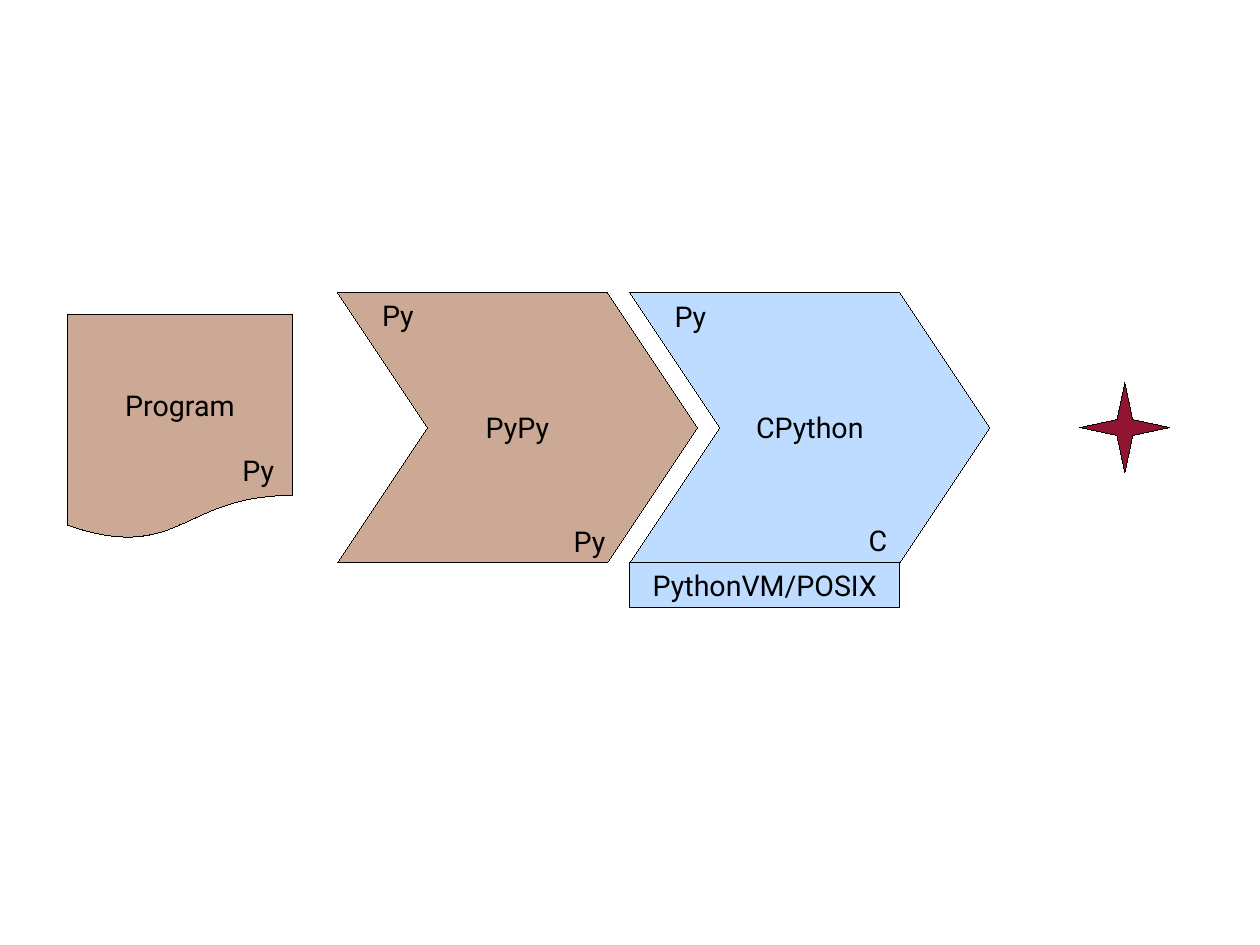
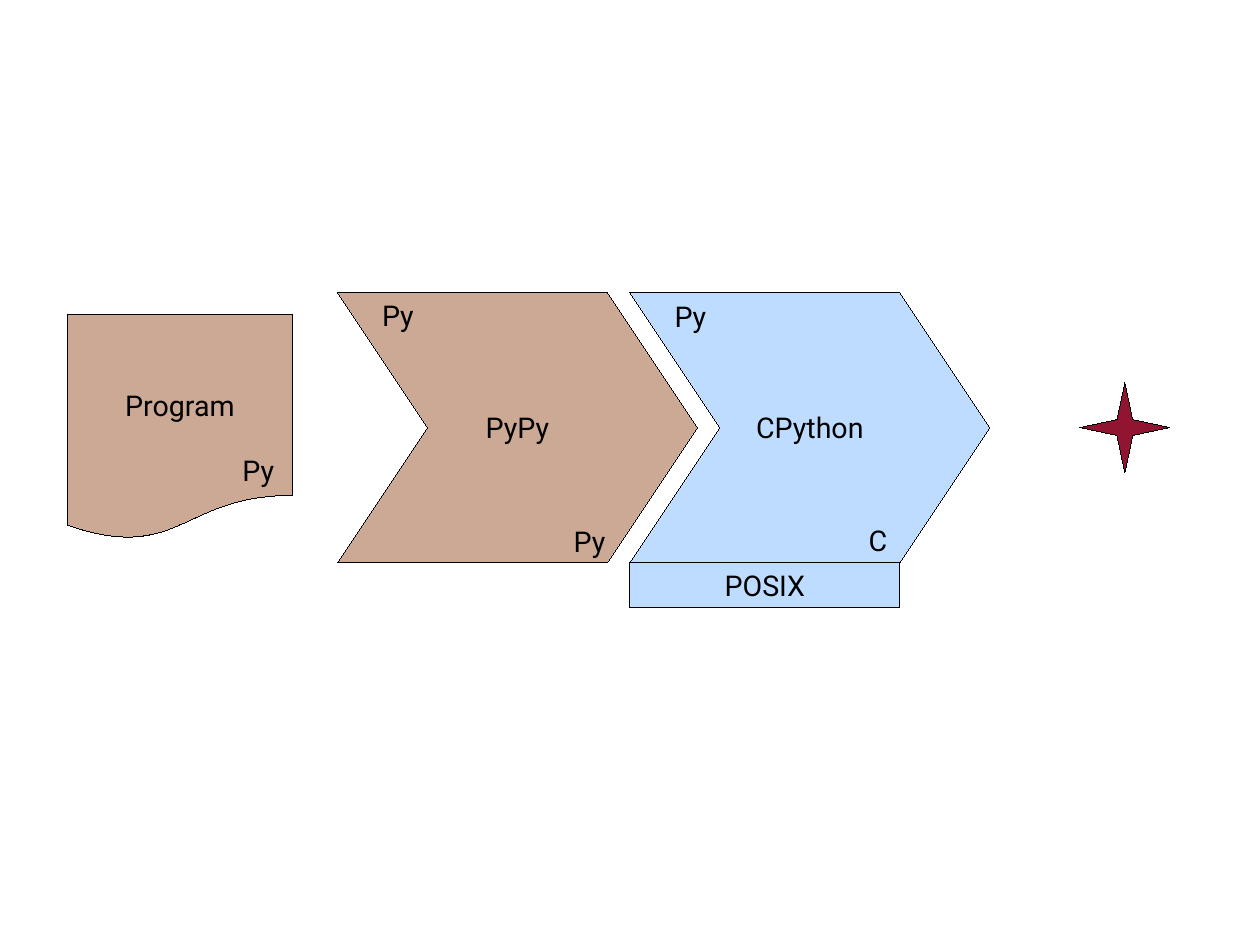
Before and after one commit to wdv4758h/pypy-extradoc, a slide deck: slide 5 of talk/rupy2008/Pypy architecture.odp. Drawn at 1260x945 pixels with LibreOffice and Linux fonts; fonts in the diff are those of the drawing. Boxes give left, top, right and bottom in pixels: in the first picture for what was removed or moved away, otherwise in the second. Text is boxed around its words. In the diff, an @@ line names an element or a change of style, - is before the commit and + after.

```diff
--- a/talk/rupy2008/Pypy architecture.odp
+++ b/talk/rupy2008/Pypy architecture.odp
@@ text in rectangle at (x1=725, y1=575, x2=805, y2=597): text changed @@
-PythonVM/POSIX
+POSIX
```
Also in this commit, not shown: 1 other slide changed, 4 slides removed, 1 other file.
